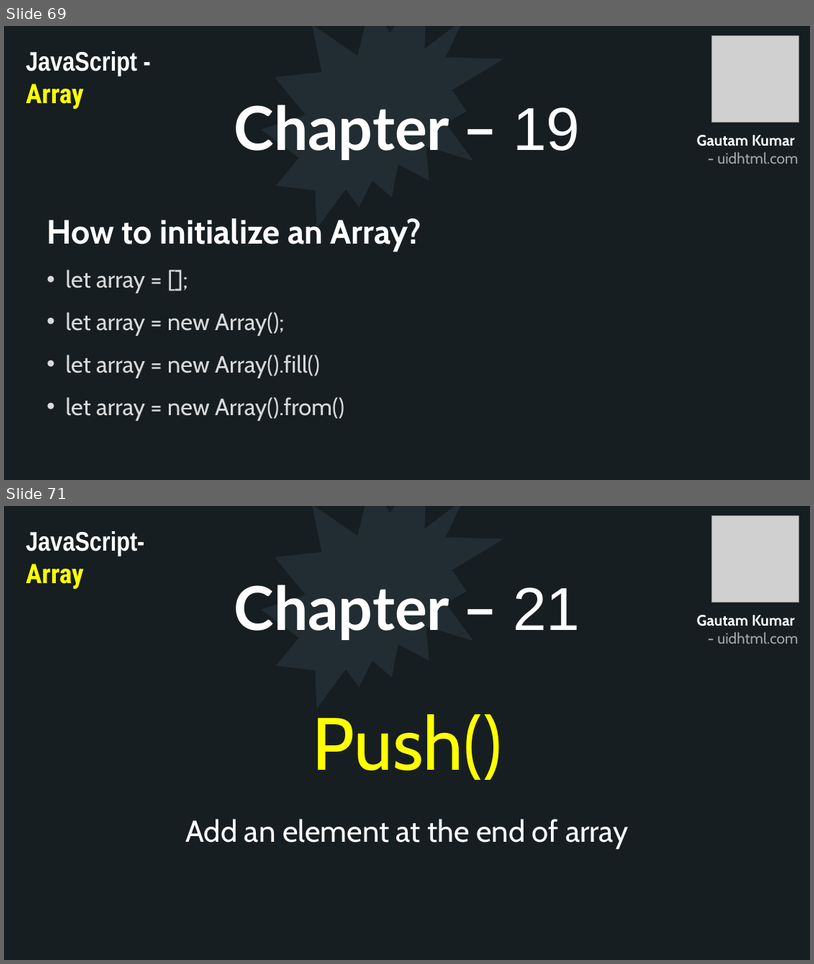
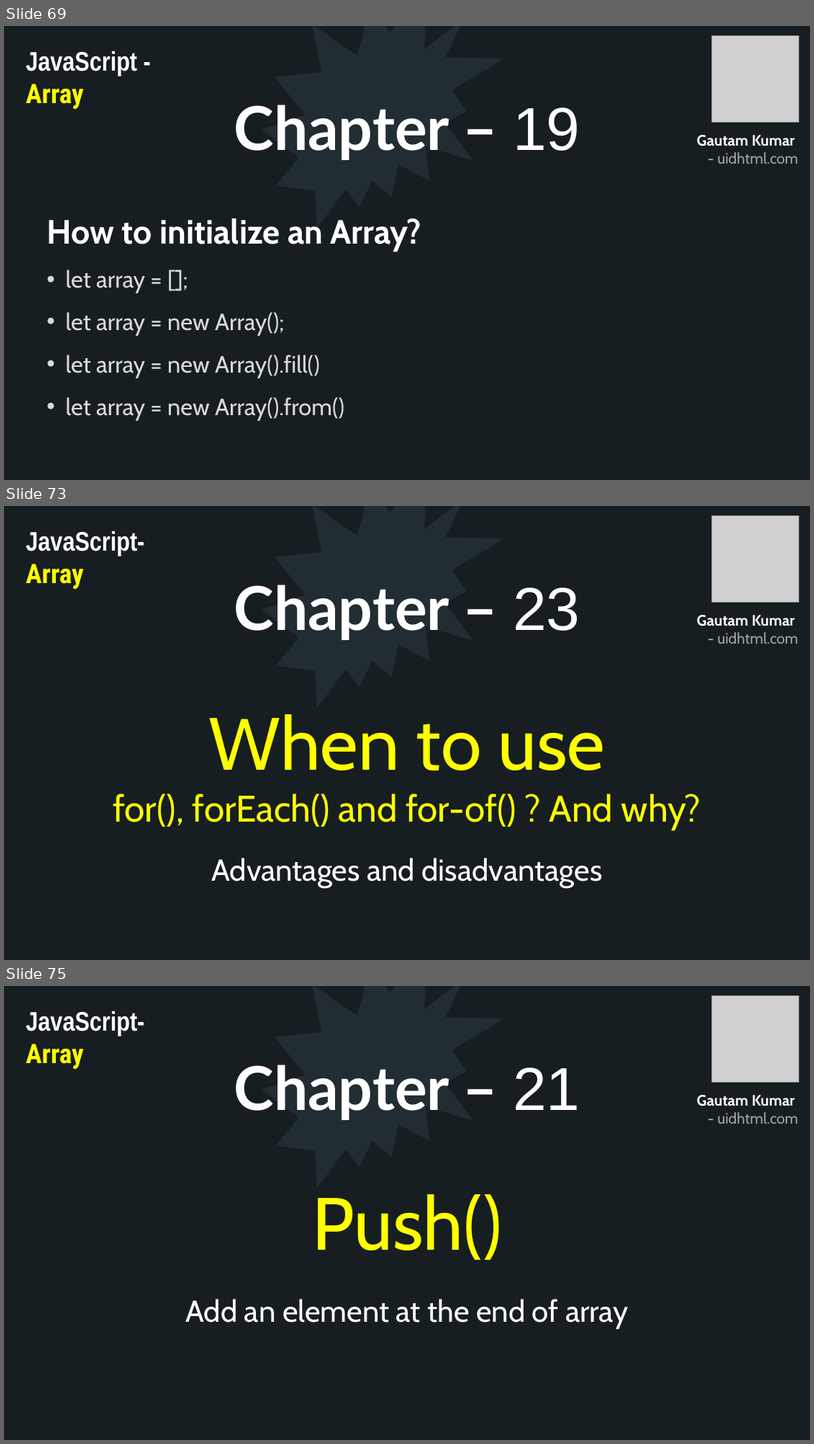
Before and after one commit to uidhtml/javascript-tutorials, a slide deck: Javascript Tutorials.pptx. Shown one above the other, each under a label of ours: slides 69 and 71 before the commit, slides 69, 73 and 75 after it; the slides between them are not shown. The pictures are 814x964 and 814x1444 pixels, drawn with LibreOffice and Linux fonts; fonts in the diff are those of the drawing; grey boxes stand for pictures. Boxes give left, top, right and bottom in pixels: in the first picture for what was removed or moved away, otherwise in the second. Text is boxed around its words. In the diff, an @@ line names an element or a change of style, - is before the commit and + after.

Commit message:
Added chapter 20 traditional loops

```diff
--- a/Javascript Tutorials.pptx
+++ b/Javascript Tutorials.pptx
@@ slide 73 added at [4,506,810,960], background #2C3C43; not listed: 10 template elements that a slide beside it also shows @@
@@ rectangle added at [4,506,810,960], fill #161E22 @@
@@ irregular seal added at [262,506,504,708], fill #212D32 @@
@@ picture added at [712,515,800,602] @@
@@ text added at [26,531,144,589], 32 pt, text #FFFFFF, bold @@
+JavaScript- Array
@@ title added at [234,584,580,640], 72 pt, text #FFFFFF, bold @@
+Chapter – 23
@@ text added at [697,615,798,644], 18 pt, text #A6A6A6, bold @@
+Gautam Kumar
+- uidhtml.com
@@ text added at [113,714,701,829], 44 pt, text #FFFF00 @@
+When to use
+for(), forEach() and for-of() ? And why?
@@ text added at [211,857,603,888], 36 pt, text #FFFFFF @@
+Advantages and disadvantages
@@ what was slide 71 is now slide 75 @@
```
Also in this commit, not shown: 1 slide changed, 3 other slides added, 8 other files.
